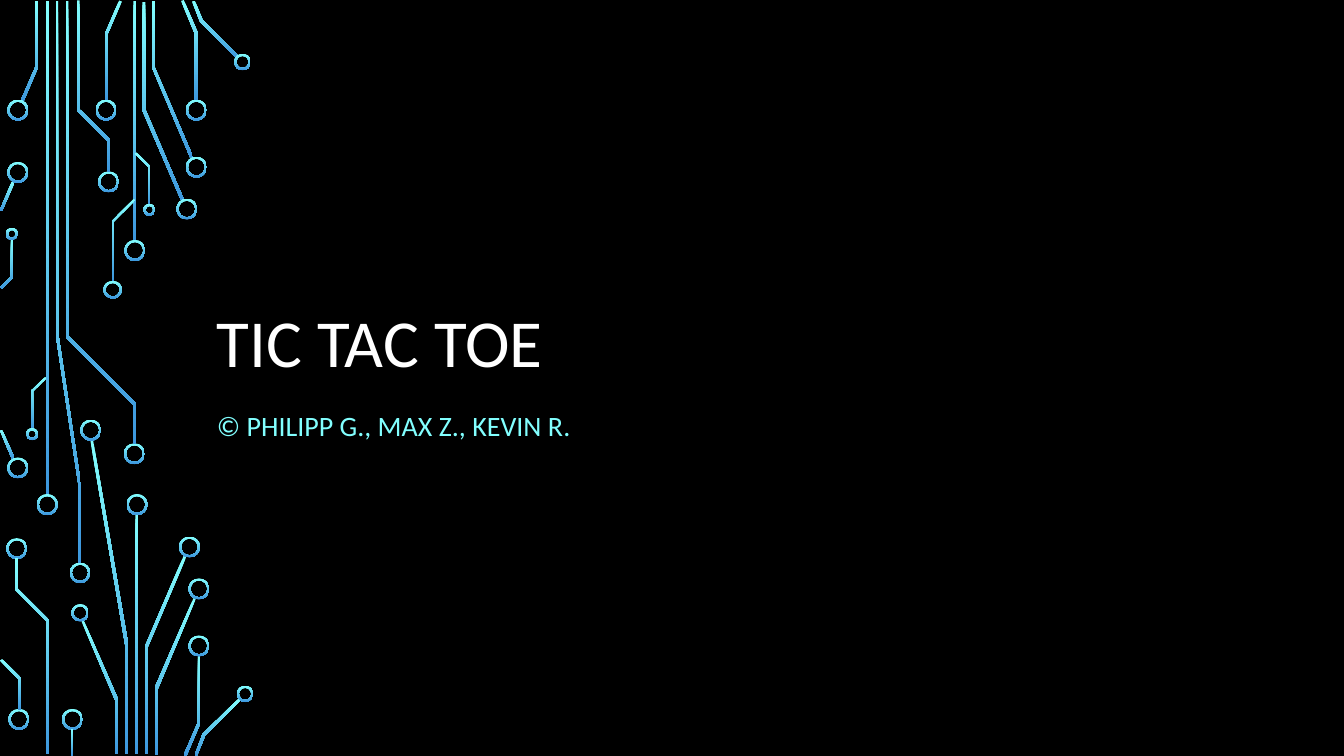
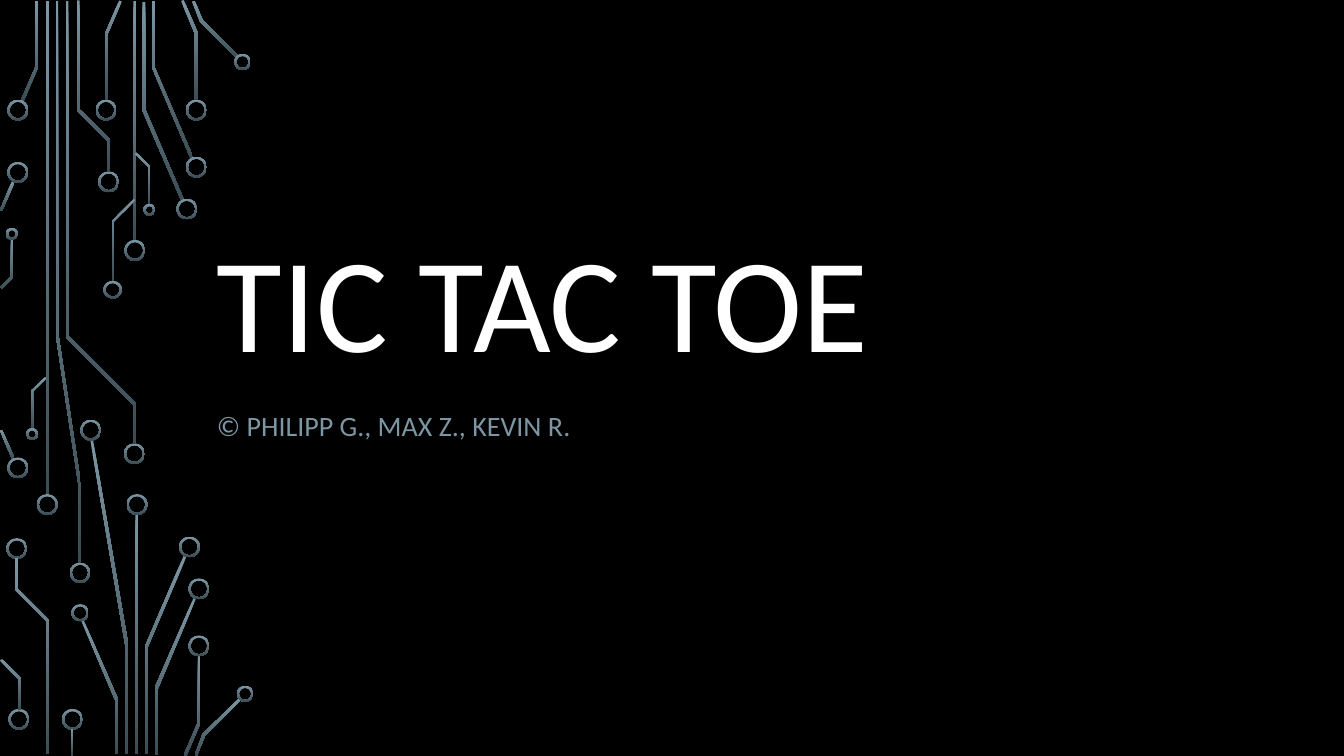
Before and after one commit to wsdt/TicTacToe, a slide deck: slide 1 of TicTacToe.pptx. Drawn at 1344x756 pixels with LibreOffice and Linux fonts; fonts in the diff are those of the drawing; background and template pictures are left out. Boxes give left, top, right and bottom in pixels: in the first picture for what was removed or moved away, otherwise in the second. Text is boxed around its words. In the diff, an @@ line names an element or a change of style, - is before the commit and + after.

```diff
--- a/TicTacToe.pptx
+++ b/TicTacToe.pptx
@@ fill gradient #82FFFF to #3D97DE to gradient #7C96A3 to #3B4C54 in 54 elements at bbox=[124, 240, 145, 261], bbox=[124, 444, 145, 465], bbox=[45, 1, 48, 495], bbox=[36, 494, 57, 515], bbox=[21, 1, 38, 101], bbox=[142, 2, 184, 201], bbox=[176, 199, 198, 220], bbox=[152, 1, 194, 158], bbox=[181, 0, 199, 101], bbox=[186, 156, 207, 177], bbox=[186, 100, 207, 121], bbox=[193, 1, 239, 58], bbox=[234, 53, 252, 70], bbox=[105, 1, 122, 101], bbox=[96, 100, 117, 121], bbox=[98, 171, 119, 193], bbox=[82, 620, 119, 754], bbox=[72, 604, 89, 621], bbox=[7, 100, 28, 121], bbox=[0, 430, 15, 459], bbox=[7, 458, 28, 479], bbox=[0, 181, 15, 212], bbox=[7, 162, 28, 184], bbox=[77, 1, 111, 172], bbox=[6, 538, 27, 560], bbox=[15, 558, 48, 753], bbox=[62, 709, 83, 730], bbox=[71, 729, 74, 756], bbox=[8, 709, 29, 730], bbox=[0, 659, 21, 711], bbox=[112, 199, 135, 282], bbox=[104, 281, 122, 299], bbox=[66, 1, 136, 445], bbox=[135, 152, 151, 205], bbox=[143, 204, 155, 216], bbox=[31, 377, 47, 430], bbox=[26, 429, 38, 441], bbox=[1, 239, 13, 288], bbox=[6, 228, 18, 240], bbox=[135, 514, 138, 755], bbox=[145, 556, 187, 754], bbox=[127, 494, 148, 515], bbox=[91, 440, 129, 755], bbox=[81, 419, 102, 441], bbox=[179, 536, 201, 558], bbox=[155, 598, 197, 755], bbox=[184, 655, 201, 756], bbox=[189, 579, 210, 600], bbox=[189, 635, 210, 656], bbox=[195, 698, 241, 756], bbox=[237, 686, 254, 702], bbox=[55, 1, 82, 564], bbox=[70, 563, 90, 583], bbox=[133, 1, 136, 242] @@
@@ title "TIC TAC TOE" at bbox=[217, 264, 868, 353]: size 48 to 96 pt @@
@@ subtitle "© PHILIPP G., MAX Z., ..." at bbox=[247, 418, 570, 440]: text colour #82FFFF to #7C96A3 @@
```
Also in this commit, not shown: 5 other slides changed, 3 slides added.
